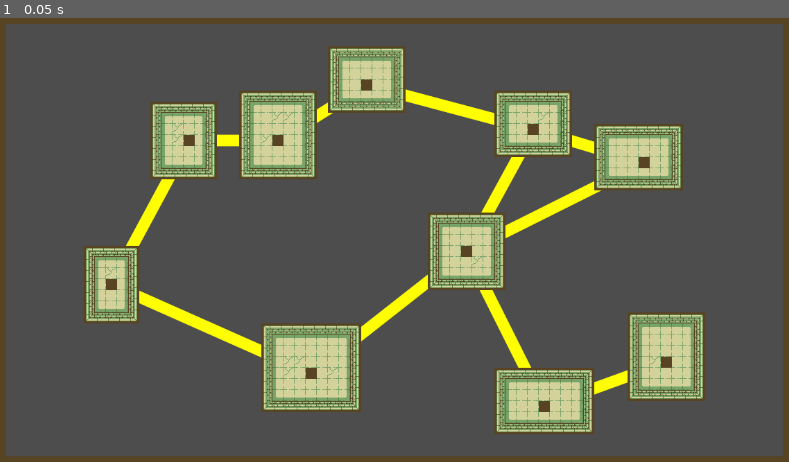
Above: before the commit, frame 1.
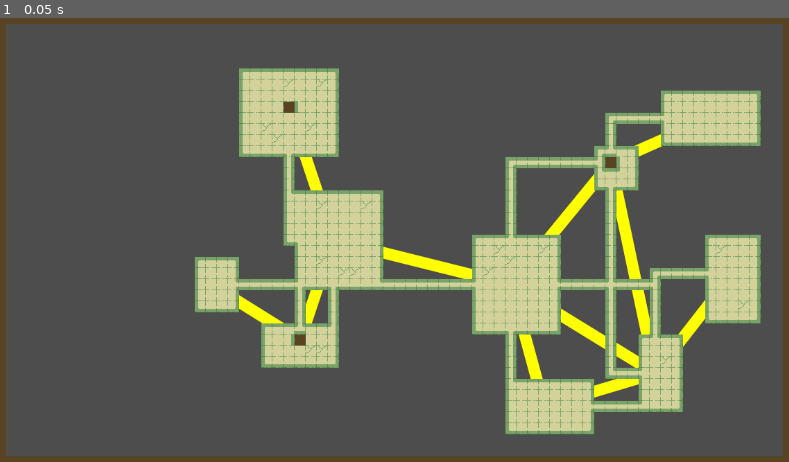
Above: after the commit, the same moment.

Repository: JYiuDev/Godot_ProcGen_Study
Game: Godot game, scene res://2D_RoomFirst_DungeonGen/room_first_dungeon_gen.tscn
The game is run twice, just before and just after one commit, with the same random seed, the same clock (stepped at 60 frames per second) and the same inputs. This scene is started directly instead of the project's main scene.
Inputs:
- Up to frame 1 (0.05 s): no input

The runs differ from the first frame. In frame 1, 30% of the frame differs, in the area x 10-97%, y 6-94%.

Commit message:
Update RoomFirstGenerator.gd

Diff:
--- a/2D_RoomFirst_DungeonGen/Scripts/RoomFirstGenerator.gd
+++ b/2D_RoomFirst_DungeonGen/Scripts/RoomFirstGenerator.gd
@@ -25,7 +25,6 @@
 	#print(test_intersect.intersects(Rect2i(3,3,5,5)))
 	#make_room(Rect2i(boundry.position.x + boundry.size.x - 1,1,2,1))
 	generate_rooms(room_count)
-	create_MSP()
 
 func _input(event):
 	if event.is_action_pressed("ui_accept"):
@@ -49,20 +48,19 @@
 	var wall_cells: Array[Vector2i]
 
 	#set walls
-	for x in range(pos.x, pos.x + size.x):
-		for y in range(pos.y, pos.y + size.y):
-			#print(Vector2(x,y))
-			wall_cells.append(Vector2i(x,y))
-	tilemap.set_cells_terrain_connect(0, wall_cells, 1, 0)
+	#for x in range(pos.x, pos.x + size.x):
+		#for y in range(pos.y, pos.y + size.y):
+			##print(Vector2(x,y))
+			#wall_cells.append(Vector2i(x,y))
+	#tilemap.set_cells_terrain_connect(0, wall_cells, 1, 0)
 	#set ground tiles
-	for x in range(pos.x + 1, pos.x + size.x - 1):
-		for y in range(pos.y + 1, pos.y + size.y - 1):
+	for x in range(pos.x + 1, pos.x + size.x - 1 + 1):
+		for y in range(pos.y + 1, pos.y + size.y - 1 + 1):
 			#print(Vector2(x,y))
 			room_cells.append(Vector2i(x,y))
 	tilemap.set_cells_terrain_connect(0, room_cells, 0, 0)
 
 	room_list.append(parameter)
-
 
 func generate_rooms(count: int):
 	room_list.clear()
@@ -93,7 +91,46 @@
 
 		if valid_space:
 			make_room(Rect2(room_pos,room_size))
-	print("room count: ", room_count)
+	create_MSP()
+
+	#Loop through generated path nodes and generate corridors according to connections
+	var path_ids_dupe:Array = path.get_point_ids().duplicate()
+	for room_id: int in path.get_point_ids():
+		#print(room_id, "connections: ", path.get_point_connections(room_id))
+		for neighbour_id: int in path.get_point_connections(room_id):
+			if path_ids_dupe.has(neighbour_id):
+				room_pos = path.get_point_position(room_id)
+				var neighbour_pos = path.get_point_position(neighbour_id)
+				print("room pos: ", room_pos, "neighbour pos: ", neighbour_pos)
+				make_corridors(room_pos, neighbour_pos)
+		path_ids_dupe.erase(room_id)
+
+
+func make_corridors(start: Vector2, end: Vector2):
+	var x_diff: int = sign(end.x - start.x)
+	var y_diff: int = sign(end.y - start.y)
+
+	if x_diff == 0: x_diff = pow(-1, randi()% 2)
+	if y_diff == 0: y_diff = pow(-1, randi()% 2)
+
+	#shuffle start/end position
+	var pos1:Vector2
+	var pos2:Vector2
+	if pow(-1, randi()% 2) > 0:
+		pos1 = start
+		pos2 = end
+	else:
+		pos1 = end
+		pos2 = start
+
+	var corridor_cells:Array
+	for x in range(start.x, end.x, x_diff):
+		#tilemap.set_cell(0, Vector2(x,pos1.y), 0, dummy_tile)
+		corridor_cells.append(Vector2(x,pos1.y))
+	for y in range(start.y, end.y, y_diff):
+		#tilemap.set_cell(0, Vector2(pos2.x,y), 0, dummy_tile)
+		corridor_cells.append(Vector2(pos2.x,y))
+	tilemap.set_cells_terrain_connect(0, corridor_cells,0,0)
 
 func create_MSP():
 	var room_positions: Array[Vector2]
@@ -133,15 +170,15 @@
 			if node1_pos.distance_to(node2_pos) < min_dist && (node1_pos != node2_pos):
 				var node2 = path.get_closest_point(node2_pos)
 				if path.get_point_connections(node1).has(node2):
-					print("already connected!", node1, node2)
+					pass
 				else:
 					min_dist = node1_pos.distance_to(node2_pos)
 					min_dist_room = node2
 
 		if min_dist_room:
 			path.connect_points(node1, min_dist_room)
-			print("connected rooms:", node1, min_dist_room)
 		node_list.erase(node1)
+
 
 func _draw():
 	if path:
